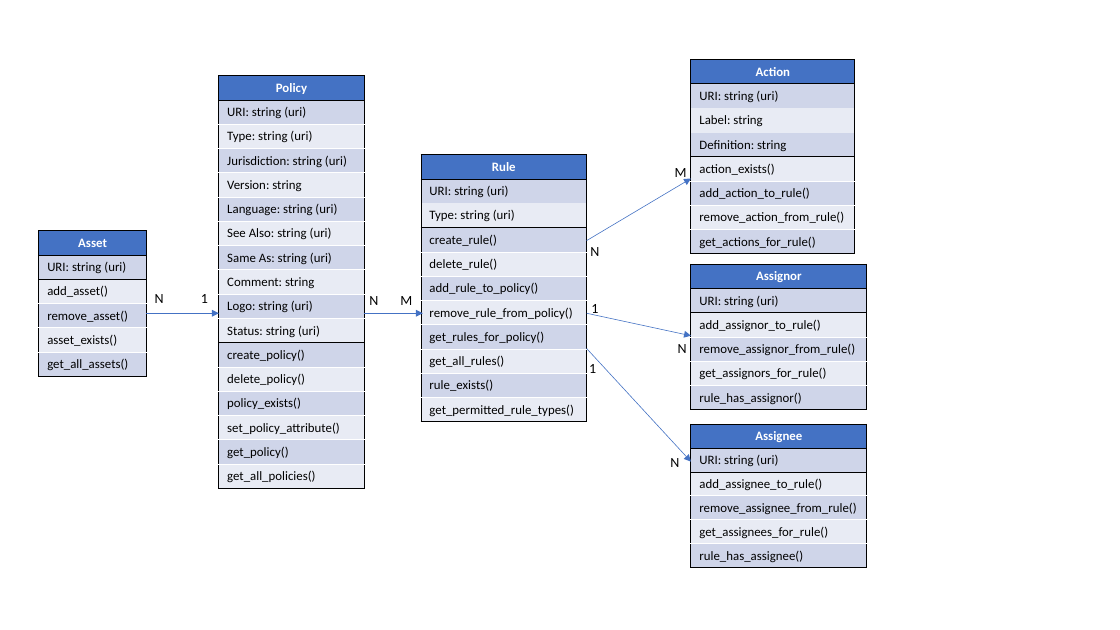
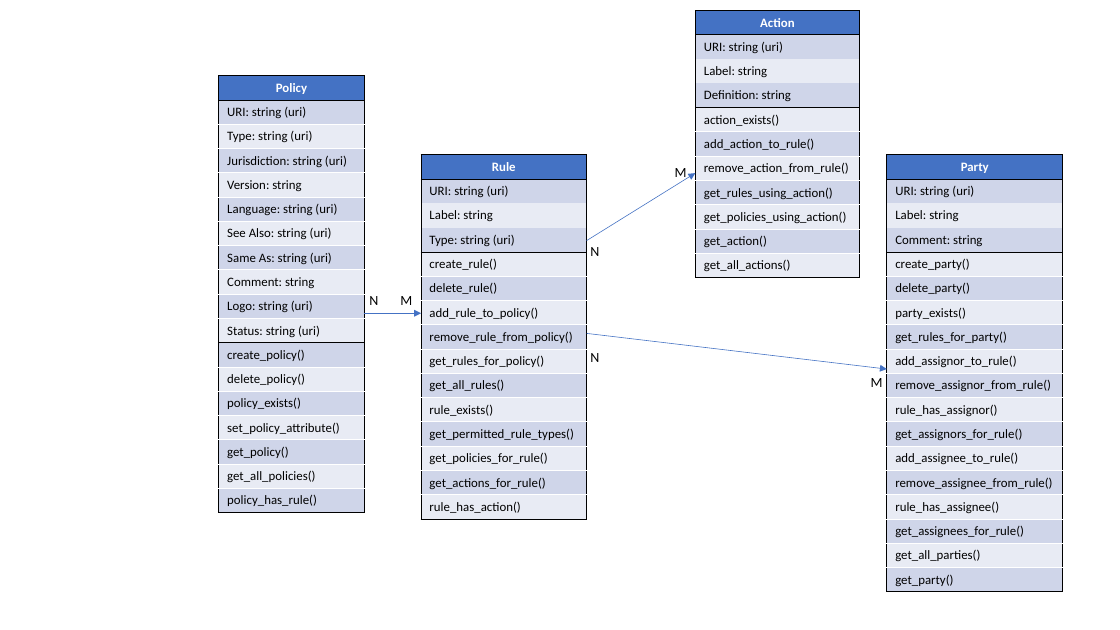
Before and after one commit to CSIRO-enviro-informatics/licences-catalogue, a slide deck: slide 2 of _docs/DataModel.pptx. Drawn at 1120x630 pixels with LibreOffice and Linux fonts; fonts in the diff are those of the drawing. Boxes give left, top, right and bottom in pixels: in the first picture for what was removed or moved away, otherwise in the second. Text is boxed around its words. In the diff, an @@ line names an element or a change of style, - is before the commit and + after.

```diff
--- a/_docs/DataModel.pptx
+++ b/_docs/DataModel.pptx
@@ table at [696,11,860,276] @@
-row 8: get_actions_for_rule()
+row 8: get_rules_using_action()
+row 9: get_policies_using_action()
+row 10: get_action()
+row 11: get_all_actions()
@@ table: place and size @@
-table at [691,60,855,252]
+table at [696,11,860,276]
@@ table at [218,76,364,510] @@
+row 18: policy_has_rule()
@@ table at [421,155,586,517] @@
+row 3: Label: string
+row 13: get_policies_for_rule()
+row 14: get_actions_for_rule()
+row 15: rule_has_action()
@@ arrow moved from (586, 240) - (691, 178) to (586, 240) - (696, 173) @@
@@ table at [887,155,1063,590] @@
-row 1, column 1: Assignor
+row 1, column 1: Party
+row 3: Label: string
+row 4: Comment: string
+row 5: create_party()
+row 6: delete_party()
+row 7: party_exists()
+row 8: get_rules_for_party()
+row 11: rule_has_assignor()
-row 6: rule_has_assignor()
+row 13: add_assignee_to_rule()
+row 14: remove_assignee_from_rule()
+row 15: rule_has_assignee()
+row 16: get_assignees_for_rule()
+row 17: get_all_parties()
+row 18: get_party()
@@ table: place and size @@
-table at [691,265,867,408]
+table at [887,155,1063,590]
@@ table removed at [39,231,146,374], 6 rows, 1 columns @@
-Asset
-URI: string (uri)
-add_asset()
-remove_asset()
-asset_exists()
-get_all_assets()
@@ text removed at [155,294,164,303] @@
-N
@@ text removed at [201,294,208,303] @@
-1
@@ arrow removed from (146, 313) to (218, 313) @@
@@ arrow removed from (586, 313) to (691, 336) @@
@@ text removed at [591,304,598,316] @@
-1
@@ text "N": place and size @@
-text "N" at [678,344,687,353]
+text "N" at [590,353,599,362]
@@ arrow moved from (586, 349) - (691, 462) to (586, 334) - (887, 369) @@
@@ text removed at [589,364,596,373] @@
-1
@@ text added at [871,378,883,387], 12 pt, text #000000 @@
+M
@@ table removed at [691,424,867,567], 6 rows, 1 columns @@
-Assignee
-URI: string (uri)
-add_assignee_to_rule()
-remove_assignee_from_rule()
-get_assignees_for_rule()
-rule_has_assignee()
@@ text removed at [670,458,679,467] @@
-N
```
Also in this commit, not shown: 1 other slide changed, 4 slides removed, 11 other files.
